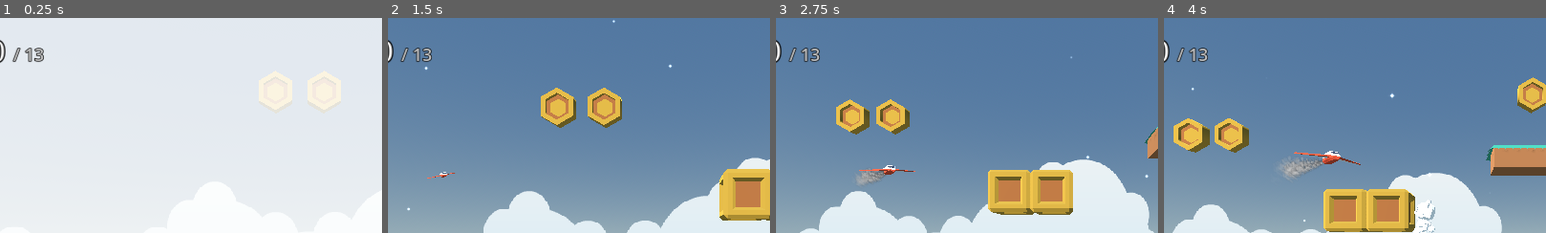
Above: before the commit, frames 1-4 (left to right).
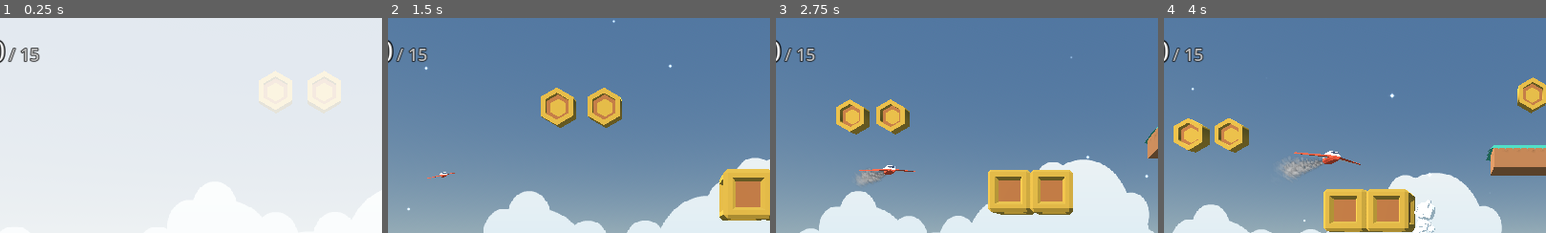
Above: after the commit, the same moments.

Repository: crystal-bit/platform-3d
Game: Godot game, scene res://scenes/game/game.tscn
The game is run twice, just before and just after one commit, with the same random seed, the same clock (stepped at 60 frames per second) and the same inputs. Sound files missing from this copy of the repository are replaced by a short silence.
Inputs:
- Up to frame 1 (0.25 s): no input
- Up to frame 2 (1.5 s): tap Enter (ui_accept) at 0.5, 0.77 s; hold Right (ui_right) 0.53-1.28 s; hold Down (ui_down) from 1.28 s (still down)
- Up to frame 3 (2.75 s): tap Enter (ui_accept) at 1.52 s; release Down (ui_down) at 2.03 s; hold Right (ui_right) from 2.03 s (still down)
- Up to frame 4 (4 s): release Right (ui_right) at 2.78 s; hold Up (ui_up) 2.78-3.53 s; tap Enter (ui_accept) at 3.02, 3.77 s; hold Left (ui_left) from 3.53 s (still down)
The pictures show only the part of the screen within x 11-61%, y 0-50%; the shares and areas given below are measured in that part.

The runs differ from the first frame. In frame 1, 0.5% of the frame differs, in the area x 2-12%, y 13-21%; in frame 2, 0.5%; in frame 3, 0.5%; in frame 4, 0.5%.

Commit message:
chore: change game logic to use GameState

Diff:
--- a/objects/behaviours/reset_behaviour.gd
+++ b/objects/behaviours/reset_behaviour.gd
@@ -13,4 +13,5 @@
 		if !$GameoverSfx.playing:
 			$GameoverSfx.play()
 			await $GameoverSfx.finished
+			GameState.reset_state()
 			get_tree().reload_current_scene()
--- a/scenes/game/game.gd
+++ b/scenes/game/game.gd
@@ -3,6 +3,10 @@
 @onready var camera: Camera3D = $CameraFocus/Camera3D
 @onready var player: Player = $Player
 @onready var ui = $GameplayUI
+
+
+@onready var current_coins_label = %Score/CurrentCoins
+@onready var total_coins_label = %Score/TotalCoins
 
 
 var flag: Node3D
@@ -13,10 +17,8 @@
 	flag = flags[0]
 	if flag and flag is Flag:
 		flag.connect("level_complete", on_level_completed, CONNECT_ONE_SHOT)
-	player.get_node("CoinArea").connect("coin_collected", _on_coin_collected)
-	for crate in get_tree().get_nodes_in_group("crates"):
-		if crate.has_meta("coins"):
-			crate.connect("coin_collected", _on_coin_collected)
+	GameState.connect("state_updated", _on_coin_collected)
+	total_coins_label.text = "/ " + str(GameState.total_coin_amount())
 
 
 func on_level_completed():
@@ -42,9 +44,9 @@
 
 
 func _on_victory_screen_restart_button_pressed():
+	GameState.reset_state()
 	get_tree().reload_current_scene()
 
 
 func _on_coin_collected():
-	var coins_label = ui.get_node("HBoxContainer/HBoxContainer/CoinsCount")
-	coins_label.text = str(int(coins_label.text) + 1)
+	current_coins_label.text = str(GameState.current_coin_amount())
--- a/scenes/game/game.tscn
+++ b/scenes/game/game.tscn
@@ -189,15 +189,16 @@
 texture = ExtResource("8_d8puv")
 expand_mode = 3
 
-[node name="HBoxContainer" type="HBoxContainer" parent="GameplayUI/HBoxContainer"]
-layout_mode = 2
-
-[node name="CoinsCount" type="Label" parent="GameplayUI/HBoxContainer/HBoxContainer"]
+[node name="Score" type="HBoxContainer" parent="GameplayUI/HBoxContainer"]
+unique_name_in_owner = true
+layout_mode = 2
+
+[node name="CurrentCoins" type="Label" parent="GameplayUI/HBoxContainer/Score"]
 layout_mode = 2
 text = "0"
 label_settings = SubResource("LabelSettings_6d14a")
 
-[node name="Label" type="Label" parent="GameplayUI/HBoxContainer/HBoxContainer"]
+[node name="TotalCoins" type="Label" parent="GameplayUI/HBoxContainer/Score"]
 layout_mode = 2
 text = " / 13"
 label_settings = SubResource("LabelSettings_8pmjv")
